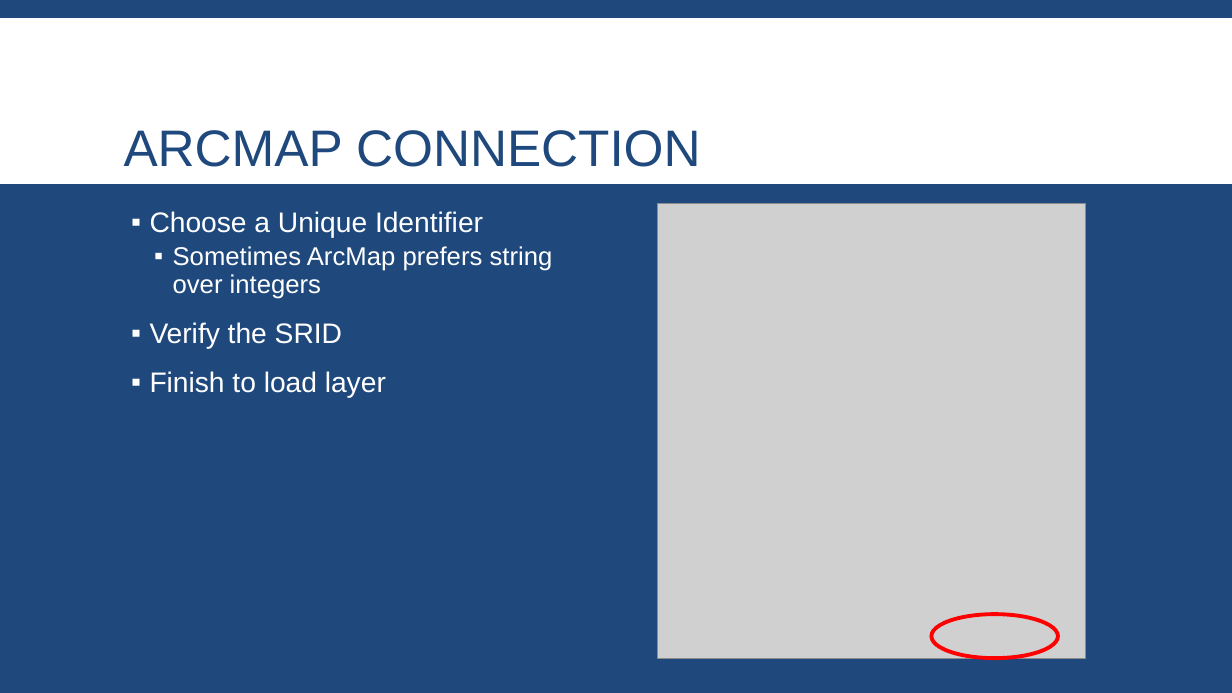
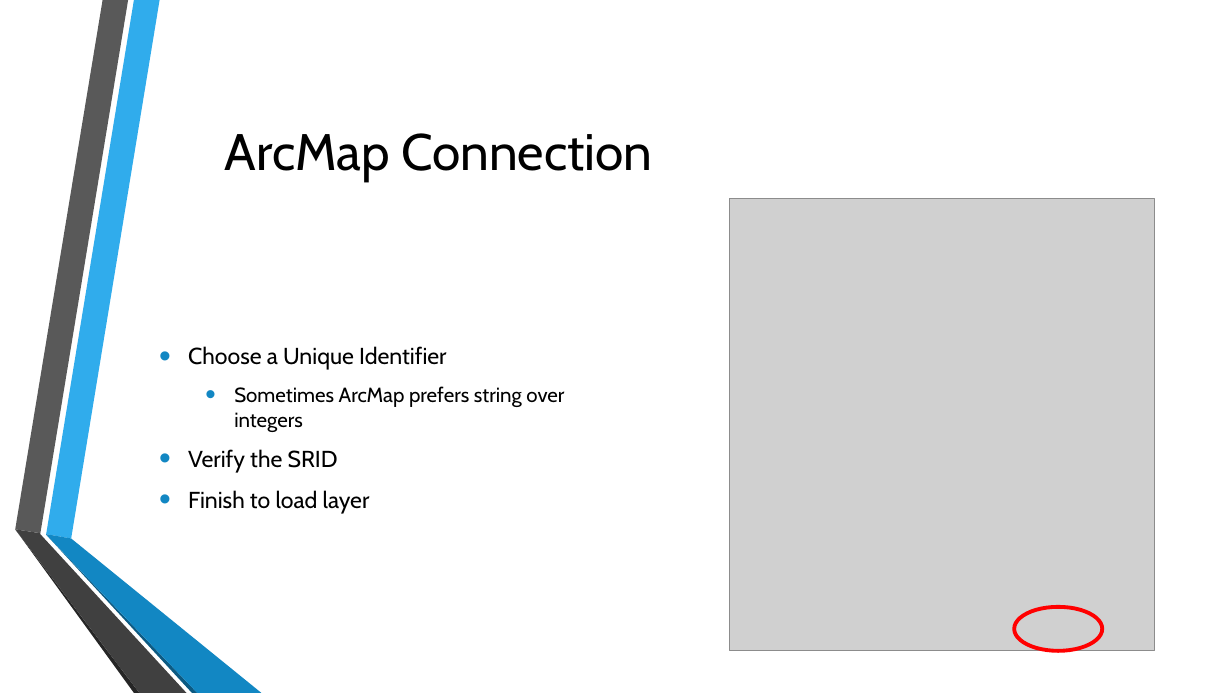
Before and after one commit to MGIS-UMN/GIS5577_week5, a slide deck: slide 36 of Spatial_Databases.odp (slide 35 before the commit). Drawn at 1232x693 pixels with LibreOffice and Linux fonts; fonts in the diff are those of the drawing; grey boxes stand for pictures; background and template pictures are left out. Boxes give left, top, right and bottom in pixels: in the first picture for what was removed or moved away, otherwise in the second. Text is boxed around its words. In the diff, an @@ line names an element or a change of style, - is before the commit and + after.

```diff
--- a/Spatial_Databases.odp
+++ b/Spatial_Databases.odp
@@ background #1F497D to picture (left out) @@
@@ freeform shape removed at (0, 18, 1232, 184) @@
@@ title at (225, 133, 652, 181): text changed; font Arial to Cabin; text colour #1F497D to #000000 @@
-ARCMAP CONNECTION
+ArcMap Connection
@@ picture: place and size @@
-picture at (657, 203, 1085, 658)
+picture at (730, 199, 1155, 651)
@@ text "Choose a Unique Identifier": place and size @@
-text "Choose a Unique Identifier" at (150, 211, 553, 398)
+text "Choose a Unique Identifier" at (188, 346, 564, 514)
@@ text "Choose a Unique Identifier" at (188, 346, 564, 514): size 22 to 18 pt in "Choose a Unique Identifier", "Verify the SRID", "Finish to load layer"; font Arial to Cabin, text colour #FFFFFF to #000000; size 20 to 16 pt in "Sometimes ArcMap prefers string over integers"; bullet ▪ to •; line spacing 0.9 to 1; less space between paragraphs; bullet colour #FFFFFF to #1287C3; more space between paragraphs; vertical alignment top to middle @@
@@ group added at (15, 0, 262, 693): 6 freeform shapes @@
@@ freeform shape: place and size @@
-freeform shape at (932, 615, 1058, 659)
+freeform shape at (1015, 607, 1103, 652)
```
Also in this commit, not shown: 38 other slides changed, 2 slides added, 1 slide removed.
